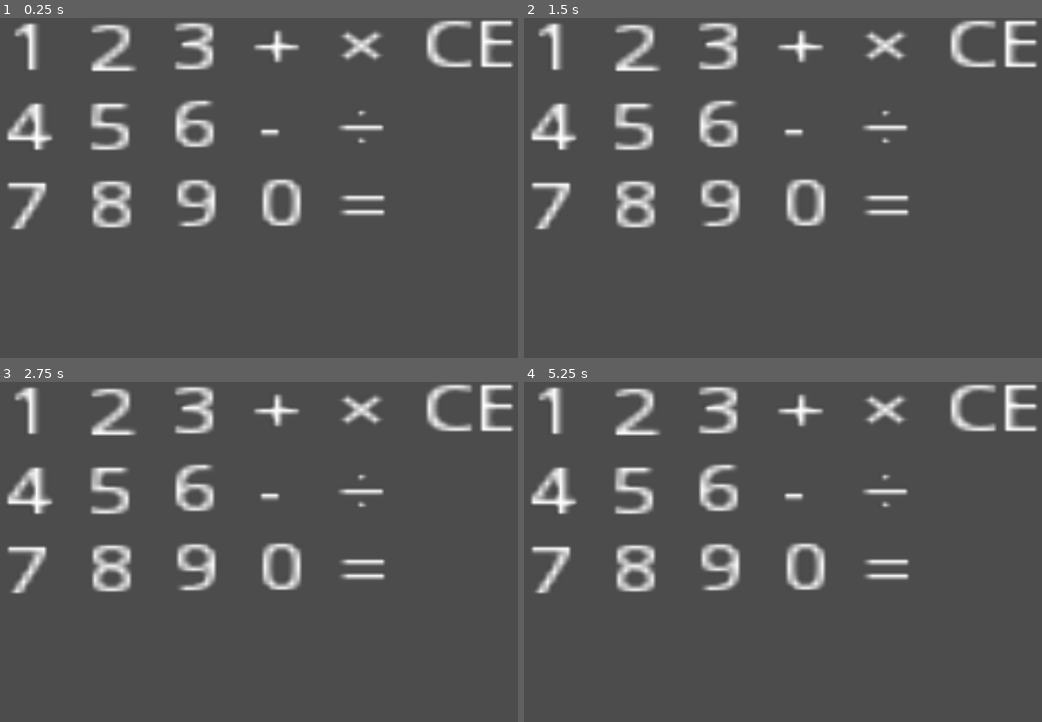
Above: before the commit, frames 1-4 (two rows, left to right).
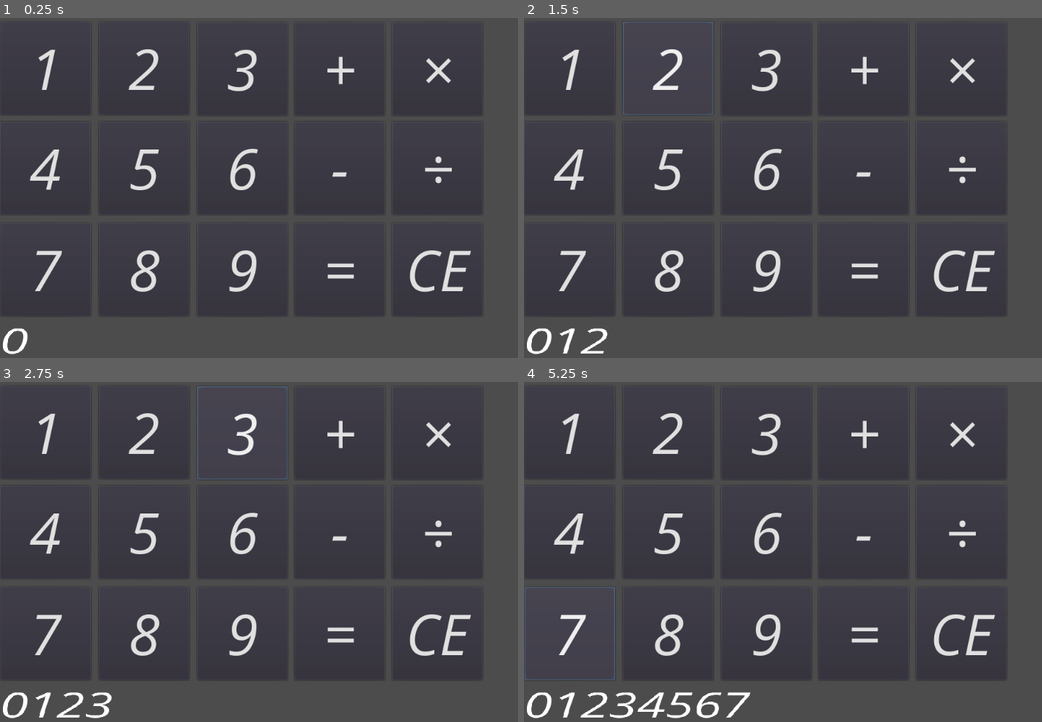
Above: after the commit, the same moments.

Repository: simu789/godot_calculator
Game: Godot game, scene res://main.tscn
Same seed, same stepped clock (60 frames per second), same inputs: the game is played once before the commit and once after it. Before the commit the project starts from res://Main.tscn.
Inputs (mouse positions are in pixels of both pictures, inside the frame that each line leads up to):
- Up to frame 1 (0.25 s): no input
- Up to frame 2 (1.5 s): click (570, 69) at 0.5 s, where only the run after the commit has a clickable "1"; click (669, 69) at 1.25 s, where only the run after the commit has a clickable "2"
- Up to frame 3 (2.75 s): click (243, 433) at 2 s, where only the run after the commit has a clickable "3"
- Up to frame 4 (5.25 s): click (570, 531) at 2.75 s, where only the run after the commit has a clickable "4"; click (669, 531) at 3.5 s, where only the run after the commit has a clickable "5"; click (767, 531) at 4.25 s, where only the run after the commit has a clickable "6"; click (570, 633) at 5 s, where only the run after the commit has a clickable "7"

The runs differ from the first frame. In frame 1, 14% of the frame differs, in the area x 0-100%, y 0-99%; in frame 2, 14%; in frame 3, 14%; in frame 4, 15%.

Commit message:
Add files via upload

Diff:
--- /dev/null
+++ b/button.gd
@@ -0,0 +1,63 @@
+extends Node2D
+
+# Declare member variables here. Examples:
+# var a = 2
+# var b = "text"
+var zeroflag = false
+
+onready var ms = get_node("/root/main")
+onready var label = get_node("/root/main/Label")
+# Called when the node enters the scene tree for the first time.
+func _ready():
+	pass # Replace with function body.
+
+
+# Called every frame. 'delta' is the elapsed time since the previous frame.
+#func _process(delta):
+#	pass
+
+
+func _on_Button_button_down():
+	if $Button.text == "+" or $Button.text == "-" or $Button.text == "÷" or $Button.text == "×":
+		if ms.onceope == false:
+			ms.onceope = true
+			if ms.equalflag == true:
+				ms.equalflag = false
+				ms.sum = label.text
+			else:
+				ms.sum = ms.num
+			label.text = $Button.text
+			ms.num = "0"
+			ms.ope = $Button.text
+	elif $Button.text == "CE":
+		ms.num = "0"
+		ms.sum = "0"
+		label.text = "0"
+		ms.equalflag = false
+		ms.onceope == false
+	elif $Button.text == "=" and ms.equalflag == false and ms.onceope == false:
+		pass
+	elif $Button.text == "=" and ms.equalflag == true and ms.onceope == false:
+		ms.sum = str(ms.intsum)
+		operator()
+		label.text = str(ms.intsum)
+	elif $Button.text == "=" and ms.equalflag == false and ms.onceope == true:
+		operator()
+		print(ms.intsum)
+		ms.equalflag = true
+		ms.onceope = false
+		label.text = str(ms.intsum)
+	else:
+		if ms.equalflag == false:
+			ms.num += $Button.text
+			label.text = str(ms.num)
+			print(ms.num)
+func operator():
+	if ms.ope == "+":
+		ms.intsum = int(ms.sum) + int(ms.num)
+	elif ms.ope == "-":
+		ms.intsum = int(ms.sum) - int(ms.num)
+	elif ms.ope == "×":
+		ms.intsum = int(ms.sum) * int(ms.num)
+	elif ms.ope == "÷":
+		ms.intsum = int(ms.sum) / int(ms.num)
--- /dev/null
+++ b/main.gd
@@ -0,0 +1,20 @@
+extends Node2D
+
+
+# Declare member variables here. Examples:
+# var a = 2
+# var b = "text"
+var num = "0"
+var sum = "0"
+var intsum = 0.0
+var ope = "+"
+var equalflag = false
+var onceope = false
+# Called when the node enters the scene tree for the first time.
+func _ready():
+	pass # Replace with function body.
+
+
+# Called every frame. 'delta' is the elapsed time since the previous frame.
+#func _process(delta):
+#	pass
--- /dev/null
+++ b/main.tscn
@@ -0,0 +1,259 @@
+[gd_scene load_steps=4 format=2]
+
+[ext_resource path="res://new_dynamicfont.tres" type="DynamicFont" id=1]
+[ext_resource path="res://button.gd" type="Script" id=2]
+[ext_resource path="res://main.gd" type="Script" id=3]
+
+[node name="main" type="Node2D"]
+script = ExtResource( 3 )
+
+[node name="Node2D" type="Node2D" parent="."]
+script = ExtResource( 2 )
+
+[node name="Button" type="Button" parent="Node2D"]
+margin_left = 1.0
+margin_top = 7.0
+margin_right = 160.0
+margin_bottom = 171.0
+custom_fonts/font = ExtResource( 1 )
+text = "1"
+expand_icon = true
+__meta__ = {
+"_edit_use_anchors_": false
+}
+
+[node name="Node2D2" type="Node2D" parent="."]
+script = ExtResource( 2 )
+
+[node name="Button" type="Button" parent="Node2D2"]
+margin_left = 174.0
+margin_top = 7.0
+margin_right = 333.0
+margin_bottom = 171.0
+custom_fonts/font = ExtResource( 1 )
+text = "2"
+expand_icon = true
+__meta__ = {
+"_edit_use_anchors_": false
+}
+
+[node name="Node2D3" type="Node2D" parent="."]
+script = ExtResource( 2 )
+
+[node name="Button" type="Button" parent="Node2D3"]
+margin_left = 347.0
+margin_top = 8.0
+margin_right = 506.0
+margin_bottom = 172.0
+custom_fonts/font = ExtResource( 1 )
+text = "3"
+expand_icon = true
+__meta__ = {
+"_edit_use_anchors_": false
+}
+
+[node name="Node2D4" type="Node2D" parent="."]
+script = ExtResource( 2 )
+
+[node name="Button" type="Button" parent="Node2D4"]
+margin_top = 183.0
+margin_right = 159.0
+margin_bottom = 347.0
+custom_fonts/font = ExtResource( 1 )
+text = "4"
+expand_icon = true
+__meta__ = {
+"_edit_use_anchors_": false
+}
+
+[node name="Node2D5" type="Node2D" parent="."]
+script = ExtResource( 2 )
+
+[node name="Button" type="Button" parent="Node2D5"]
+margin_left = 174.0
+margin_top = 183.0
+margin_right = 333.0
+margin_bottom = 347.0
+custom_fonts/font = ExtResource( 1 )
+text = "5"
+expand_icon = true
+__meta__ = {
+"_edit_use_anchors_": false
+}
+
+[node name="Node2D6" type="Node2D" parent="."]
+script = ExtResource( 2 )
+
+[node name="Button" type="Button" parent="Node2D6"]
+margin_left = 347.0
+margin_top = 183.0
+margin_right = 506.0
+margin_bottom = 347.0
+custom_fonts/font = ExtResource( 1 )
+text = "6"
+expand_icon = true
+__meta__ = {
+"_edit_use_anchors_": false
+}
+
+[node name="Node2D7" type="Node2D" parent="."]
+script = ExtResource( 2 )
+
+[node name="Button" type="Button" parent="Node2D7"]
+margin_left = 1.0
+margin_top = 362.0
+margin_right = 160.0
+margin_bottom = 526.0
+custom_fonts/font = ExtResource( 1 )
+text = "7"
+expand_icon = true
+__meta__ = {
+"_edit_use_anchors_": false
+}
+
+[node name="Node2D8" type="Node2D" parent="."]
+script = ExtResource( 2 )
+
+[node name="Button" type="Button" parent="Node2D8"]
+margin_left = 174.0
+margin_top = 362.0
+margin_right = 333.0
+margin_bottom = 526.0
+custom_fonts/font = ExtResource( 1 )
+text = "8"
+expand_icon = true
+__meta__ = {
+"_edit_use_anchors_": false
+}
+
+[node name="Node2D" type="Node2D" parent="Node2D8"]
+script = ExtResource( 2 )
+
+[node name="Button" type="Button" parent="Node2D8/Node2D"]
+margin_left = 347.0
+margin_top = 362.0
+margin_right = 506.0
+margin_bottom = 526.0
+custom_fonts/font = ExtResource( 1 )
+text = "9"
+expand_icon = true
+__meta__ = {
+"_edit_use_anchors_": false
+}
+
+[node name="Node2D9" type="Node2D" parent="."]
+script = ExtResource( 2 )
+
+[node name="Button" type="Button" parent="Node2D9"]
+margin_left = 518.0
+margin_top = 8.0
+margin_right = 677.0
+margin_bottom = 172.0
+custom_fonts/font = ExtResource( 1 )
+text = "+"
+expand_icon = true
+__meta__ = {
+"_edit_use_anchors_": false
+}
+
+[node name="Node2D10" type="Node2D" parent="."]
+script = ExtResource( 2 )
+
+[node name="Button" type="Button" parent="Node2D10"]
+margin_left = 518.0
+margin_top = 183.0
+margin_right = 677.0
+margin_bottom = 347.0
+custom_fonts/font = ExtResource( 1 )
+text = "-"
+expand_icon = true
+__meta__ = {
+"_edit_use_anchors_": false
+}
+
+[node name="Node2D11" type="Node2D" parent="."]
+script = ExtResource( 2 )
+
+[node name="Button" type="Button" parent="Node2D11"]
+margin_left = 690.0
+margin_top = 8.0
+margin_right = 849.0
+margin_bottom = 172.0
+custom_fonts/font = ExtResource( 1 )
+text = "×"
+expand_icon = true
+__meta__ = {
+"_edit_use_anchors_": false
+}
+
+[node name="Node2D12" type="Node2D" parent="."]
+script = ExtResource( 2 )
+
+[node name="Button" type="Button" parent="Node2D12"]
+margin_left = 690.0
+margin_top = 183.0
+margin_right = 849.0
+margin_bottom = 347.0
+custom_fonts/font = ExtResource( 1 )
+text = "÷"
+expand_icon = true
+__meta__ = {
+"_edit_use_anchors_": false
+}
+
+[node name="Node2D13" type="Node2D" parent="."]
+script = ExtResource( 2 )
+
+[node name="Button" type="Button" parent="Node2D13"]
+margin_left = 518.0
+margin_top = 362.0
+margin_right = 677.0
+margin_bottom = 526.0
+custom_fonts/font = ExtResource( 1 )
+text = "="
+expand_icon = true
+__meta__ = {
+"_edit_use_anchors_": false
+}
+
+[node name="Node2D14" type="Node2D" parent="."]
+script = ExtResource( 2 )
+
+[node name="Button" type="Button" parent="Node2D14"]
+margin_left = 690.0
+margin_top = 362.0
+margin_right = 849.0
+margin_bottom = 526.0
+custom_fonts/font = ExtResource( 1 )
+text = "CE"
+expand_icon = true
+__meta__ = {
+"_edit_use_anchors_": false
+}
+
+[node name="Label" type="Label" parent="."]
+margin_top = 526.0
+margin_right = 849.0
+margin_bottom = 663.0
+rect_scale = Vector2( 0.903352, 0.617675 )
+custom_fonts/font = ExtResource( 1 )
+text = "0"
+__meta__ = {
+"_edit_use_anchors_": false
+}
+
+[connection signal="button_down" from="Node2D/Button" to="Node2D" method="_on_Button_button_down"]
+[connection signal="button_down" from="Node2D2/Button" to="Node2D2" method="_on_Button_button_down"]
+[connection signal="button_down" from="Node2D3/Button" to="Node2D3" method="_on_Button_button_down"]
+[connection signal="button_down" from="Node2D4/Button" to="Node2D4" method="_on_Button_button_down"]
+[connection signal="button_down" from="Node2D5/Button" to="Node2D5" method="_on_Button_button_down"]
+[connection signal="button_down" from="Node2D6/Button" to="Node2D6" method="_on_Button_button_down"]
+[connection signal="button_down" from="Node2D7/Button" to="Node2D7" method="_on_Button_button_down"]
+[connection signal="button_down" from="Node2D8/Button" to="Node2D8" method="_on_Button_button_down"]
+[connection signal="button_down" from="Node2D8/Node2D/Button" to="Node2D8/Node2D" method="_on_Button_button_down"]
+[connection signal="button_down" from="Node2D9/Button" to="Node2D9" method="_on_Button_button_down"]
+[connection signal="button_down" from="Node2D10/Button" to="Node2D10" method="_on_Button_button_down"]
+[connection signal="button_down" from="Node2D11/Button" to="Node2D11" method="_on_Button_button_down"]
+[connection signal="button_down" from="Node2D12/Button" to="Node2D12" method="_on_Button_button_down"]
+[connection signal="button_down" from="Node2D13/Button" to="Node2D13" method="_on_Button_button_down"]
+[connection signal="button_down" from="Node2D14/Button" to="Node2D14" method="_on_Button_button_down"]
--- /dev/null
+++ b/new_dynamicfont.tres
@@ -0,0 +1,7 @@
+[gd_resource type="DynamicFont" load_steps=2 format=2]
+
+[ext_resource path="res://OpenSans-Italic-VariableFont_wdth,wght.ttf" type="DynamicFontData" id=1]
+
+[resource]
+size = 100
+font_data = ExtResource( 1 )
--- a/project.godot
+++ b/project.godot
@@ -10,8 +10,8 @@
 
 [application]
 
-config/name="Calculator"
-run/main_scene="res://Main.tscn"
+config/name="電卓"
+run/main_scene="res://main.tscn"
 config/icon="res://icon.png"
 
 [physics]
Binary file added: OpenSans-Italic-VariableFont_wdth,wght.ttf
